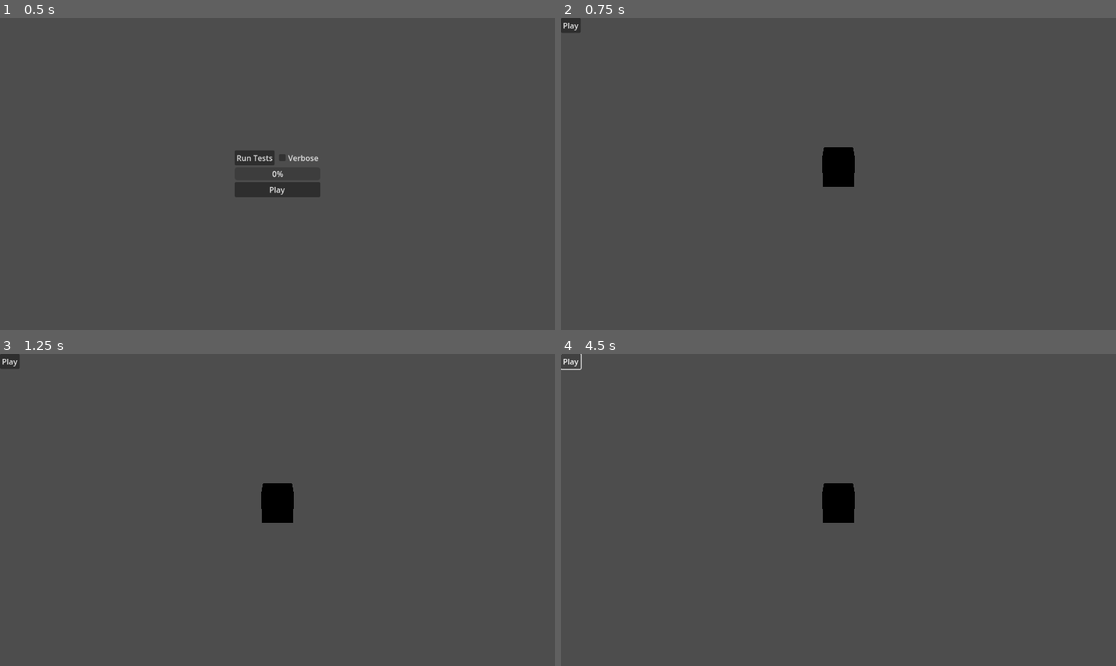
Above: before the commit, frames 1-4 (two rows, left to right).
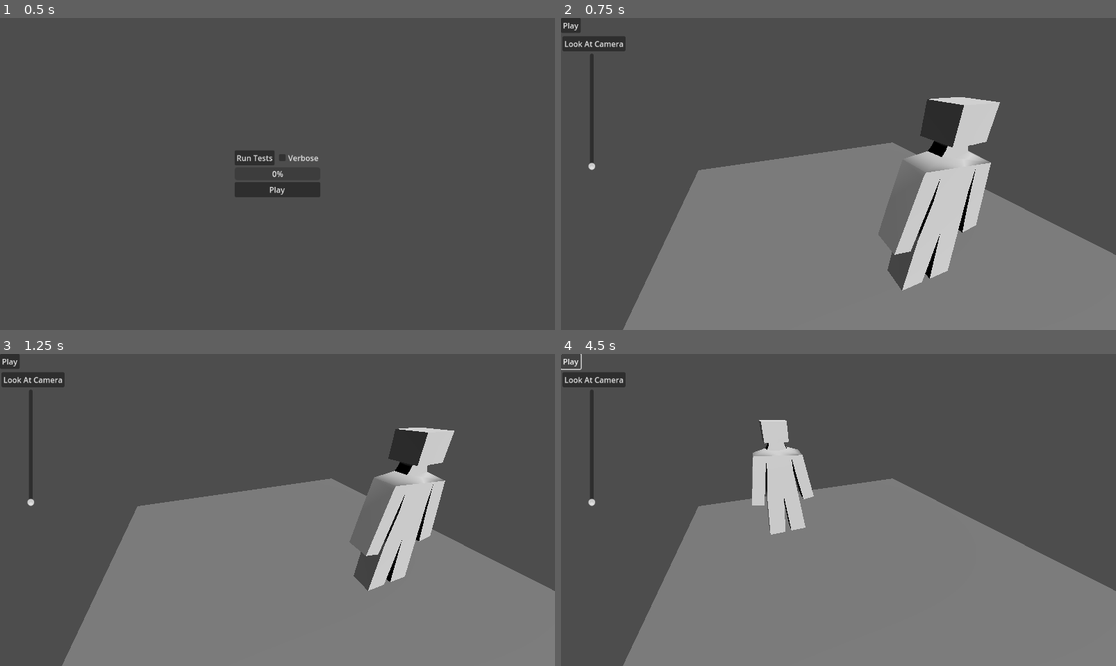
Above: after the commit, the same moments.

Repository: Kibibibit/tomotown
Game: Godot game, scene res://scenes/loading_screen/loading_screen.tscn
The game is run twice, just before and just after one commit, with the same random seed, the same clock (stepped at 60 frames per second) and the same inputs.
Inputs (mouse positions are in pixels of both pictures, inside the frame that each line leads up to):
- Up to frame 1 (0.5 s): no input
- Up to frame 2 (0.75 s): click "Play" at 0.5 s
- Up to frame 3 (1.25 s): no input
- Up to frame 4 (4.5 s): click (594, 378) at 1.25 s, where only the run after the commit has a clickable "Look At Camera"; click "Play" at 2 s; click "Play" at 2.75 s; click (594, 378) at 3.5 s, where only the run after the commit has a clickable "Look At Camera"; click "Play" at 4.25 s

Frame 1 is identical in both runs. In frame 2, 42% of the frame differs, in the area x 0-100%, y 6-100%; in frame 3, 43%; in frame 4, 42%.

Commit message:
Got look at working

Diff:
--- a/project.godot
+++ b/project.godot
@@ -15,6 +15,10 @@
 config/features=PackedStringArray("4.1", "Mobile")
 config/icon="res://icon.svg"
 
+[filesystem]
+
+import/blender/enabled=false
+
 [rendering]
 
 renderer/rendering_method="mobile"
--- a/scenes/islander_room/islander_room.gd
+++ b/scenes/islander_room/islander_room.gd
@@ -4,12 +4,34 @@
 var play_button: Button = $Button
 
 @onready
+var look_button: Button = $Button2
+
+@onready
 var islander: Islander = $IslanderRoot
 
+@onready
+var camera: Camera3D = $Camera3D
+
+@onready
+var eye_height: VSlider = $VSlider
+
+var i = 0.0
 # Called when the node enters the scene tree for the first time.
 func _ready() -> void:
 	play_button.button_up.connect(_play)
+	look_button.button_up.connect(_look_at_camera)
 
+func _process(delta: float) -> void:
+	islander.eye_height = eye_height.value
+	islander.position.x = sin(i)*5.0
+	islander.position.z = cos(i)*5.0
+	i += delta
 
 func _play() -> void:
 	islander.say("The quick brown fox jumps over the lazy dog")
+
+func _look_at_camera() -> void:
+	if (islander.has_look_target):
+		islander.unset_look_target()
+	else:
+		islander.set_look_target(camera.position)
--- a/scenes/islander_room/islander_room.tscn
+++ b/scenes/islander_room/islander_room.tscn
@@ -1,7 +1,10 @@
-[gd_scene load_steps=3 format=3 uid="uid://xyvawcctfvxo"]
+[gd_scene load_steps=4 format=3 uid="uid://xyvawcctfvxo"]
 
 [ext_resource type="Script" path="res://scenes/islander_room/islander_room.gd" id="1_ltkad"]
 [ext_resource type="PackedScene" uid="uid://brcrqw121bvkg" path="res://scenes/prefabs/islander.tscn" id="2_kno76"]
+
+[sub_resource type="PlaneMesh" id="PlaneMesh_wj4k0"]
+size = Vector2(20, 20)
 
 [node name="Root" type="Node3D"]
 script = ExtResource("1_ltkad")
@@ -14,4 +17,25 @@
 text = "Play"
 
 [node name="Camera3D" type="Camera3D" parent="."]
-transform = Transform3D(1, 0, 0, 0, 0.888321, 0.459223, 0, -0.459223, 0.888321, 0, 2.90271, 6.16243)
+transform = Transform3D(0.927895, 0.171218, -0.331203, 0, 0.888321, 0.459223, 0.372842, -0.426111, 0.824269, -4.64145, 7.78798, 9.15352)
+
+[node name="Floor" type="MeshInstance3D" parent="."]
+mesh = SubResource("PlaneMesh_wj4k0")
+
+[node name="DirectionalLight3D" type="DirectionalLight3D" parent="."]
+transform = Transform3D(1, 0, 0, 0, 0.724966, 0.688785, 0, -0.688785, 0.724966, 0, 10.3874, 9.72499)
+
+[node name="Button2" type="Button" parent="."]
+offset_left = 3.0
+offset_top = 38.0
+offset_right = 134.0
+offset_bottom = 69.0
+text = "Look At Camera"
+
+[node name="VSlider" type="VSlider" parent="."]
+offset_left = 3.0
+offset_top = 74.0
+offset_right = 125.0
+offset_bottom = 316.0
+max_value = 10.0
+step = 0.001
--- a/scenes/prefabs/islander.gd
+++ b/scenes/prefabs/islander.gd
@@ -1,12 +1,8 @@
-extends CreatureParent
+extends Creature
 class_name Islander
 
 @onready
 var voice_gen: VoiceGen3D = $VoiceGen3D
 
-# Called when the node enters the scene tree for the first time.
-func _ready() -> void:
-	pass # Replace with function body.
-
 func say(text:String) -> void:
 	voice_gen.play(text)
--- a/scenes/prefabs/islander.tscn
+++ b/scenes/prefabs/islander.tscn
@@ -2,14 +2,10 @@
 
 [ext_resource type="Script" path="res://scenes/prefabs/islander.gd" id="1_ekmb6"]
 [ext_resource type="Script" path="res://scripts/nodes/voice_gen_3d.gd" id="1_kgxs2"]
-
-[sub_resource type="BoxMesh" id="BoxMesh_3qtun"]
+[ext_resource type="PackedScene" uid="uid://cprrc6hgonpj5" path="res://assets/models/tomotest.glb" id="3_wdnoa"]
 
 [node name="IslanderRoot" type="Node3D"]
 script = ExtResource("1_ekmb6")
-
-[node name="MeshInstance3D" type="MeshInstance3D" parent="."]
-mesh = SubResource("BoxMesh_3qtun")
 
 [node name="VoiceGen3D" type="Node3D" parent="."]
 script = ExtResource("1_kgxs2")
@@ -18,3 +14,5 @@
 speed = 0.1
 question_pitch = 0.01
 question_length = 2
+
+[node name="Mesh" parent="." instance=ExtResource("3_wdnoa")]
--- /dev/null
+++ b/scripts/data_structures/creature_data.gd
@@ -0,0 +1,24 @@
+extends RefCounted
+class_name CreatureData
+
+## This creature's name that they will be referred to by
+var nickname: String
+
+## Gender settings
+var pronoun: String # he/she/they
+var pronoun_objective: String # him/her/them
+var pronun_possessive: String # his/her/their
+
+# How does this creature present?
+var gender: Enums.Gender
+
+## Age settings
+var birthday: DateTime
+
+## Creature's full name
+func get_full_name(_show_nickname: bool = true) -> String:
+	return nickname
+
+# Get the creatures age in years
+func get_age(current_time: DateTime) -> int:
+	return current_time.subtract(birthday).year
--- a/scripts/data_structures/islander_data.gd
+++ b/scripts/data_structures/islander_data.gd
@@ -1,30 +1,19 @@
-extends RefCounted
+extends CreatureData
 class_name IslanderData
 
 ### Personal Details
 ## Name settings
 var first_name: String
 var last_name: String
-var nickname: String
 
 # True -> Firstname 'Nickname' Lastname
 # False -> Lastname 'Nickname' Firstname
 var first_name_then_last_name: bool
 
-## Gender settings
-var pronoun: String # he/she/they
-var pronoun_objective: String # him/her/them
-var pronun_possessive: String # his/her/their
-
-# How does this islander present?
-var gender: Enums.Gender
 # Who will this islander try to date?
 var attracted_to: Array[Enums.Gender]
 # Can this islander get pregnant
 var pregnancy_enabled: bool
-
-## Age settings
-var birthday: DateTime
 
 ### Appearance Settings
 var skin_tone: Color
@@ -35,6 +24,7 @@
 
 
 # Returns the full name for this Islander
+# Overrides parent
 func get_full_name(show_nickname: bool = false) -> String:
 	var nick: String = ""
 	if (show_nickname):
@@ -51,6 +41,3 @@
 
 func romantically_compatible(other: IslanderData) -> bool:
 	return is_attracted_to_gender(other.gender) && other.is_attracted_to_gender(gender)
-
-func get_age(current_time: DateTime) -> int:
-	return current_time.subtract(birthday).year
--- /dev/null
+++ b/scripts/nodes/creature.gd
@@ -0,0 +1,73 @@
+extends Node3D
+class_name Creature
+
+const HEAD_BONE := "Head"
+
+var creature_data: CreatureData
+
+var has_look_target: bool = false
+var look_target: Vector3
+var head_bone: int
+
+var _head_override: float = 0.0
+
+var eye_height: float = 2.0
+var look_speed: float = 10.0
+
+@onready
+var mesh: Node3D = $Mesh
+@onready
+var skeleton: Skeleton3D = $Mesh/Armature/Skeleton3D
+@onready
+var animation_player: AnimationPlayer = $Mesh/AnimationPlayer
+
+# Called when the node enters the scene tree for the first time.
+func _ready() -> void:
+	head_bone = skeleton.find_bone(HEAD_BONE)
+	animation_player.play("Idle")
+
+func _process(_delta: float) -> void:
+	_move_head(_delta)
+
+
+# makes this creature walk to a specific spot
+func set_move_target(location: Vector2) -> void:
+	pass
+
+# makes this creature look at a specific point
+func set_look_target(location: Vector3, _look_speed: float = -1.0) -> void:
+	look_target = location
+	has_look_target = true
+	if (_look_speed >= 0.0):
+		look_speed = _look_speed
+
+
+func unset_look_target() -> void:
+	has_look_target = false
+
+func _move_head(delta:float) -> void:
+	if (has_look_target):
+		# There has to be a better way to do this?
+		var skeleton_t = skeleton.global_transform
+		var bone_parent: Transform3D = skeleton.get_bone_global_pose(skeleton.get_bone_parent(head_bone))
+		var bone_pose: Transform3D =  skeleton_t*skeleton.get_bone_pose(head_bone).translated_local(Vector3(0,eye_height,0))
+		var rot = skeleton.get_bone_pose_rotation(head_bone)
+		skeleton.set_bone_pose_rotation(
+			head_bone,
+			Quaternion(
+				bone_pose.looking_at(
+					look_target,
+					Vector3.UP,
+					true
+				).basis
+			)
+		)
+		var looking := bone_parent * skeleton.get_bone_pose(head_bone)
+		skeleton.set_bone_pose_rotation(head_bone, rot)
+		skeleton.set_bone_global_pose_override(head_bone, looking, _head_override)
+
+		_head_override = lerp(_head_override, 1.0, delta*look_speed)
+	else:
+		var bone_pose : Transform3D = skeleton.get_bone_global_pose_override(head_bone)
+		skeleton.set_bone_global_pose_override(head_bone, bone_pose, _head_override)
+		_head_override = lerp(_head_override, 0.0, delta*look_speed)
--- a/scripts/nodes/creature_parent.gd
+++ /dev/null
@@ -1,8 +0,0 @@
-extends Node3D
-class_name CreatureParent
-
-
-
-# Called when the node enters the scene tree for the first time.
-func _ready() -> void:
-	pass # Replace with function body.
Binary file added: assets/models/tomotest.glb
Not shown, added: assets/models/tomotest.glb.import
Not shown, added: assets/tomotest.blend
